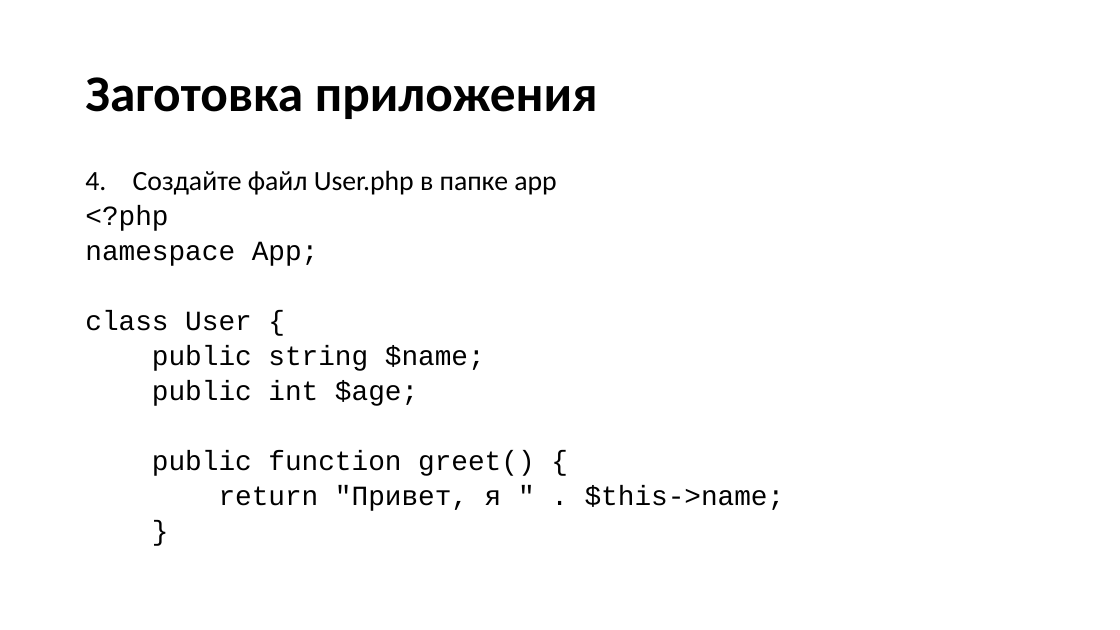
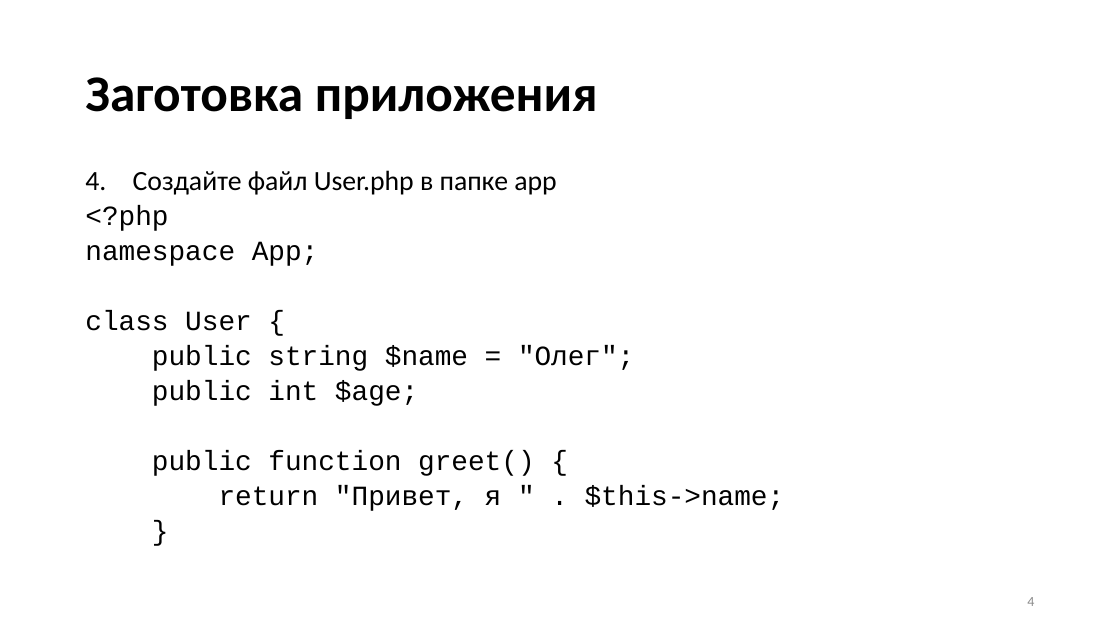
Before and after one commit to neverlaaazy/WebDev-docs, a slide deck: slide 4 of 6 PHP ООП.pptx. Drawn at 1120x630 pixels with LibreOffice and Linux fonts; fonts in the diff are those of the drawing. Boxes give left, top, right and bottom in pixels: in the first picture for what was removed or moved away, otherwise in the second. Text is boxed around its words. In the diff, an @@ line names an element or a change of style, - is before the commit and + after.

```diff
--- a/6 PHP ООП.pptx
+++ b/6 PHP ООП.pptx
@@ text at [152, 346, 634, 371]: text changed @@
-public string $name;
+public string $name = "Олег";
@@ page number added at [1027, 597, 1034, 606], 12 pt, text #8C8C8C @@
+4
```
Also in this commit, not shown: 18 other slides changed, 8 slides added.
